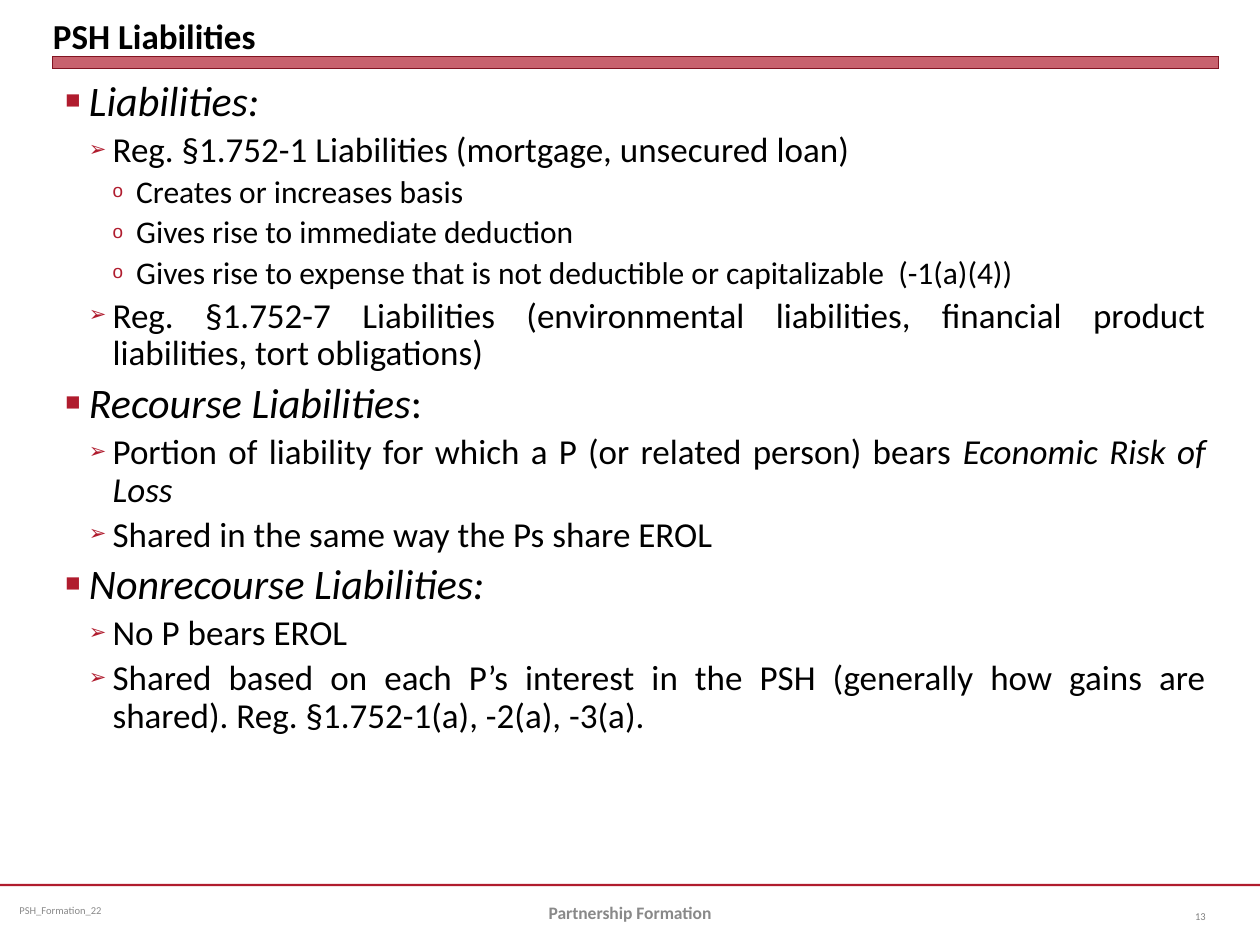
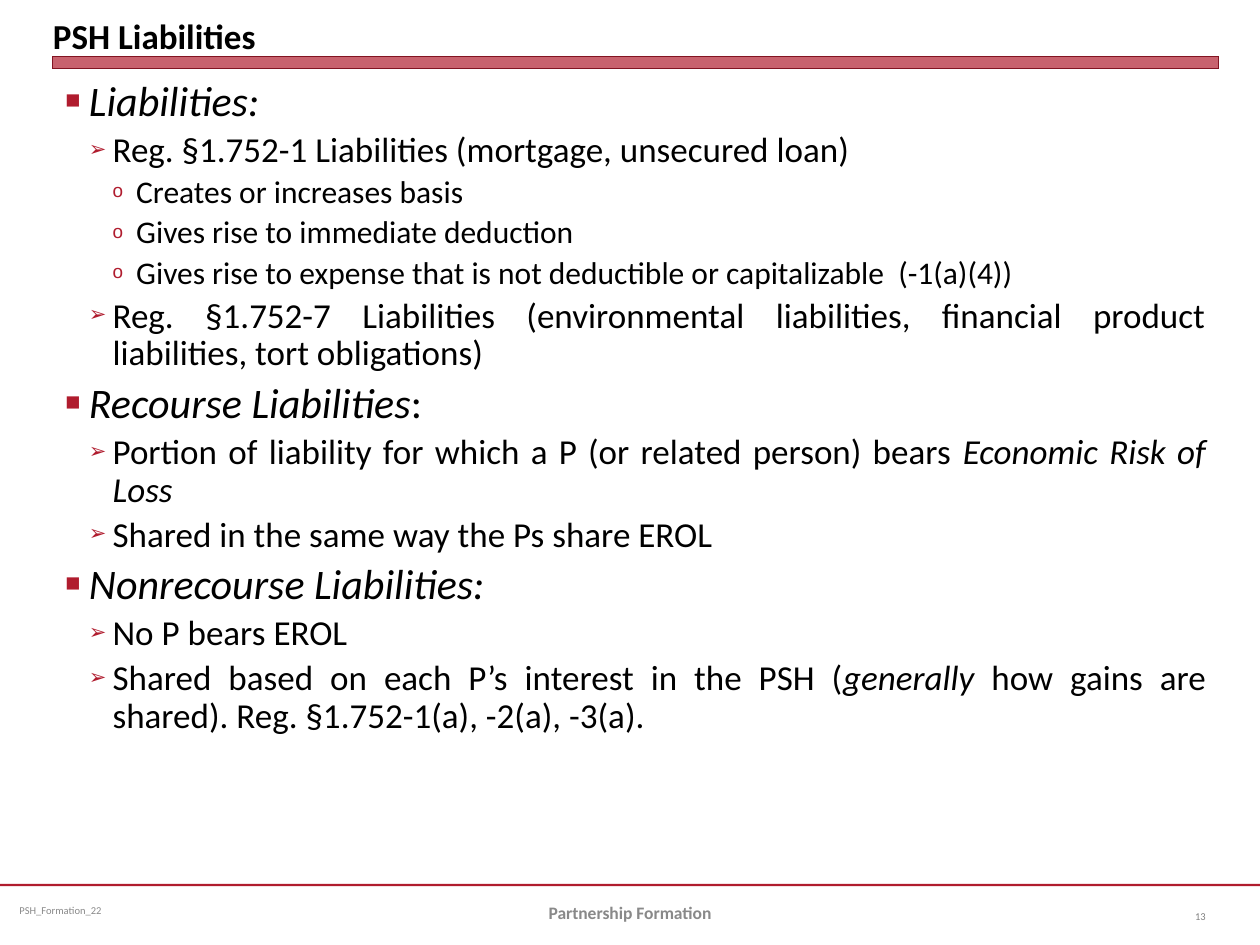
Before and after one commit to jmc877/Partnership-Tax, a slide deck: slide 13 of slides/PSH_Formation_22.pptx. Drawn at 1260x945 pixels with LibreOffice and Linux fonts; fonts in the diff are those of the drawing. Boxes give left, top, right and bottom in pixels: in the first picture for what was removed or moved away, otherwise in the second. Text is boxed around its words. In the diff, an @@ line names an element or a change of style, - is before the commit and + after.

```diff
--- a/slides/PSH_Formation_22.pptx
+++ b/slides/PSH_Formation_22.pptx
@@ text at <box>113,664,1206,734</box>: italic on in "(generally" @@
```
Also in this commit, not shown: 3 other slides changed, 5 other files.
